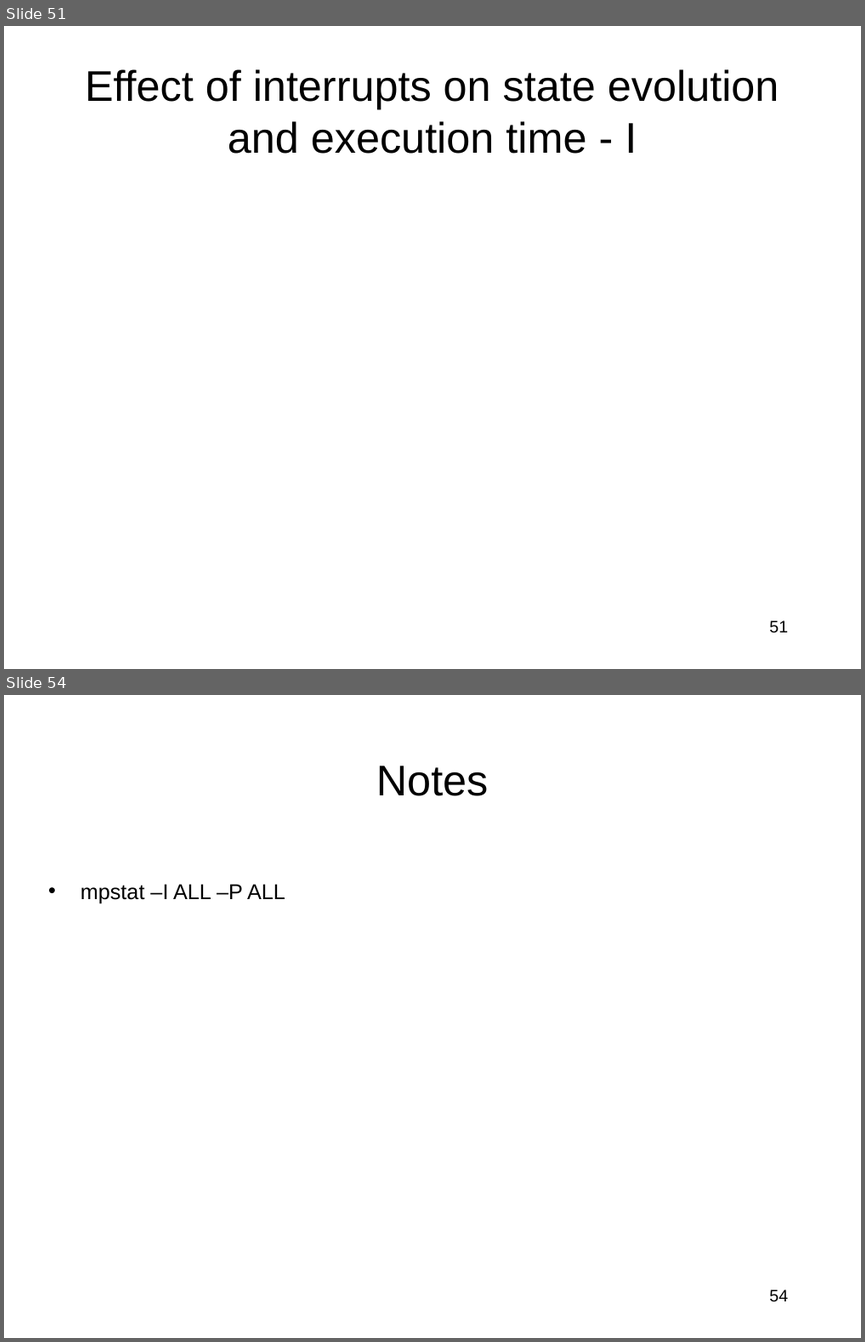
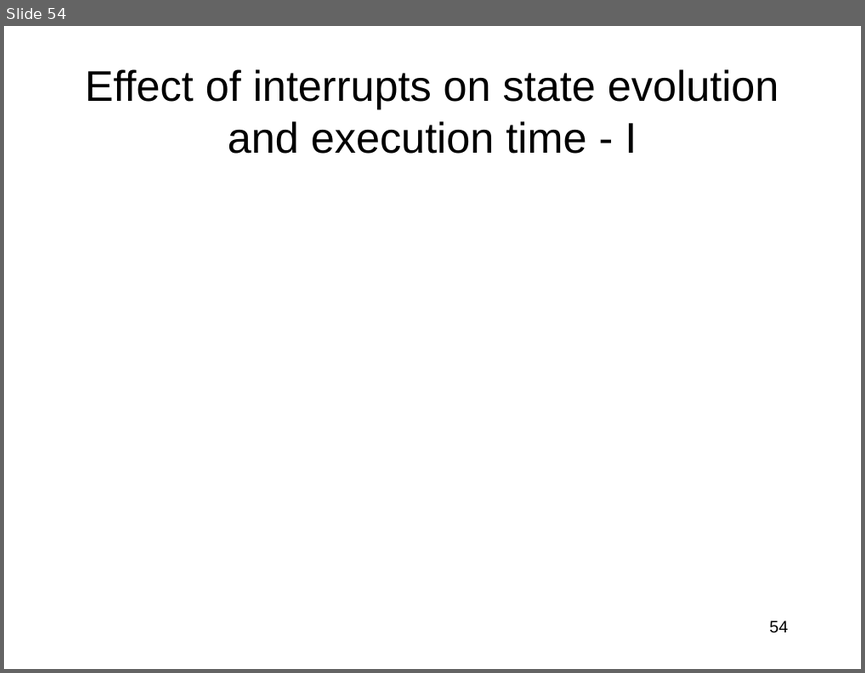
Before and after one commit to jlmucb/class_notes, a slide deck: BerkeleyClass/CS290Spring2013/Lectures/entropy_talk.pptx. Shown one above the other, each under a label of ours: slides 51 and 54 before the commit, slide 54 after it; the slides between them are not shown. The pictures are 865x1342 and 865x673 pixels, drawn with LibreOffice and Linux fonts; fonts in the diff are those of the drawing; grey boxes stand for pictures. Boxes give left, top, right and bottom in pixels: in the first picture for what was removed or moved away, otherwise in the second. Text is boxed around its words. In the diff, an @@ line names an element or a change of style, - is before the commit and + after.

```diff
--- a/BerkeleyClass/CS290Spring2013/Lectures/entropy_talk.pptx
+++ b/BerkeleyClass/CS290Spring2013/Lectures/entropy_talk.pptx
@@ slide 54 removed at [4,695,861,1338], background #FFFFFF @@
@@ title removed at [376,766,488,796] @@
-Notes
@@ text removed at [80,884,285,903] @@
-• mpstat –I ALL –P ALL
@@ page number removed at [769,1289,788,1302] @@
-54
@@ what was slide 51 is now slide 54 @@
@@ page number at [769,620,788,633]: text changed @@
-51
+54
```
Also in this commit, not shown: 6 slides changed, 4 slides added, 1 other file.
